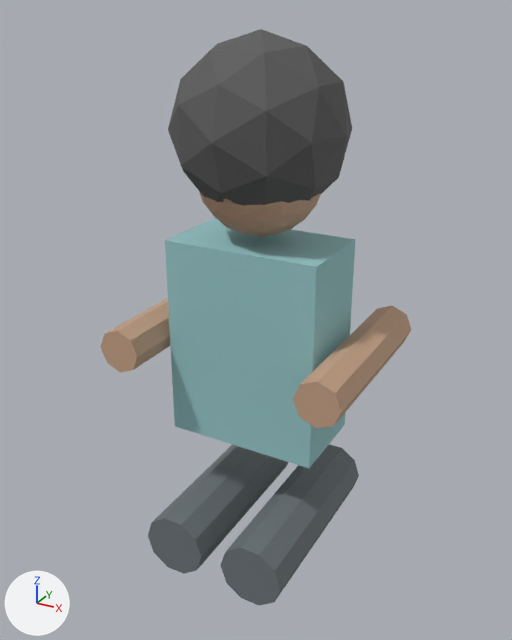
Two versions of the glTF model public/builder-assets/openlife/sim_adult_athletic.glb, one commit apart.
Camera for both pictures: a 50 mm camera at (0.867, -1.6, 1.798) aimed at (-0.025, 0.022, 0.987). Every picture has the same lights, and +X, +Y and +Z are marked at lower left. The first picture is the older version.

Names of what the first picture shows: 'p000', 'p001', 'p002', 'p003', 'p004', 'p005', 'p006', 'p007'.
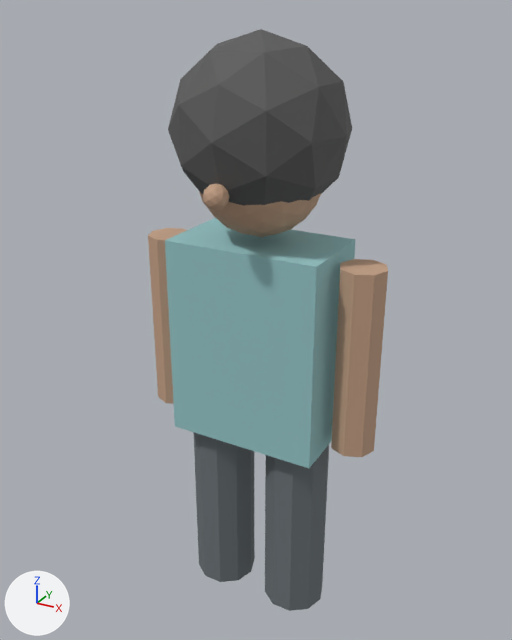
Changed parts and their boxes [x1, y1, x2, y2] in the pictures (512 x 640 px):
'p001', moved, turned: before [221, 444, 359, 605]; after [265, 445, 329, 611]
'p004', moved, turned: before [293, 306, 411, 428]; after [331, 259, 388, 457]
'p000', moved, turned: before [148, 444, 288, 574]; after [194, 433, 255, 582]
'p003', moved, turned: before [101, 298, 170, 372]; after [148, 228, 187, 404]
'p007', moved (mostly hidden before): before [223, 199, 233, 203]; after [203, 184, 229, 210]

The change in detail:
Object 'p000' (ob_p000) moves from (0.0, 0.0, 0.0) to (0.0, 0.367, 0.367).
Object 'p000' (ob_p000) turns from (0, 0, 0) to (90, 0, 0) degrees about x, y and z.
Object 'p001' (ob_p001) moves from (0.0, 0.0, 0.0) to (0.0, 0.367, 0.367).
Object 'p001' (ob_p001) turns from (0, 0, 0) to (90, 0, 0) degrees about x, y and z.
Object 'p003' (ob_p003) moves from (0.0, 0.0, 0.0) to (0.0, 0.945, 0.945).
Object 'p003' (ob_p003) turns from (0, 0, 0) to (90, 0, 0) degrees about x, y and z.
Object 'p004' (ob_p004) moves from (0.0, 0.0, 0.0) to (0.0, 0.945, 0.945).
Object 'p004' (ob_p004) turns from (0, 0, 0) to (90, 0, 0) degrees about x, y and z.
Object 'p007' (ob_p007) moves from (0.0, 0.0, 0.0) to (0.0, -0.07, 0.0).
